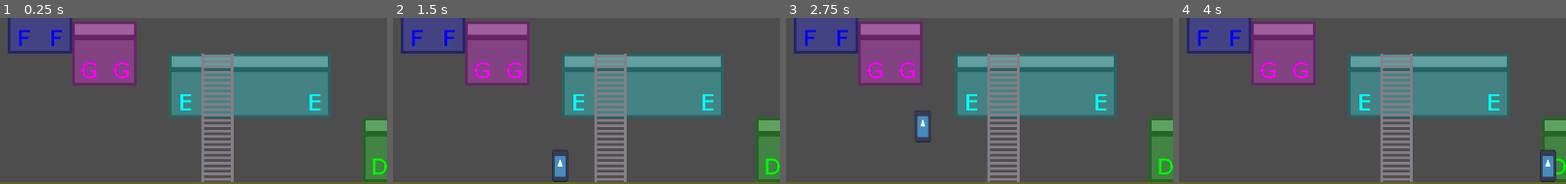
Above: before the commit, frames 1-4 (left to right).
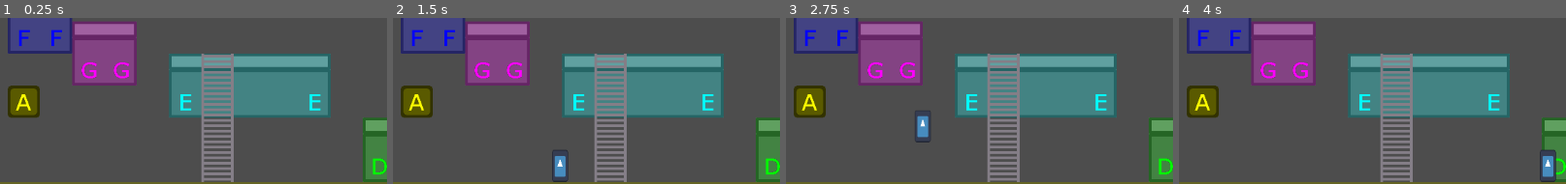
Above: after the commit, the same moments.

Repository: nicom7/game-off-2023
Game: Godot game, scene res://levels/world.tscn
Two runs of this game, one before a commit and one after it. Both use one fixed random seed, a clock stepped at 60 frames per second and the inputs below. The engine's default icon, where the game draws it, is replaced by a stand-in: a white triangle on a blue panel in a dark square.
Inputs:
- Up to frame 1 (0.25 s): no input
- Up to frame 2 (1.5 s): tap Enter at 0.5 s; hold Right (ui_right) from 0.53 s (still down); tap U (A_note) at 0.6 s; tap I (B_note) at 1.35 s
- Up to frame 3 (2.75 s): release Right (ui_right) at 2.03 s; hold Left (ui_left) from 2.03 s (still down); tap O (C_note) at 2.1 s
- Up to frame 4 (4 s): release Left (ui_left) at 2.78 s; hold Right (ui_right) from 2.78 s (still down); tap P (D_note) at 2.85 s; tap R (E_note) at 3.6 s
The pictures show only the part of the screen within x 12-61%, y 30-79%; the shares and areas given below are measured in that part.

The runs differ from the first frame. In frame 1, 1.6% of the frame differs, in the area x 2-11%, y 40-60%; in frame 2, 1.6%; in frame 3, 1.6%; in frame 4, 1.6%.

Commit message:
Implement Switch Block (wip)
- Add block sprite
- Add tones sprite sheet
- Set modulate color and tone according to block tone property

Diff:
--- /dev/null
+++ b/game_objects/switch_blocks/switch_block.gd
@@ -0,0 +1,25 @@
+@tool
+class_name SwitchBlock
+extends Node2D
+
+@export var tone: Globals.Tone = Globals.Tone.A:
+	set(value):
+		if tone != value:
+			tone = value
+			_update_block()
+
+func _update_block() -> void:
+	if not is_node_ready():
+		return
+
+	modulate = Globals.tone_color[tone]
+	$Tone.frame = tone
+
+# Called when the node enters the scene tree for the first time.
+func _ready() -> void:
+	pass # Replace with function body.
+
+
+# Called every frame. 'delta' is the elapsed time since the previous frame.
+func _process(delta: float) -> void:
+	pass
--- /dev/null
+++ b/game_objects/switch_blocks/switch_block.tscn
@@ -0,0 +1,20 @@
+[gd_scene load_steps=4 format=3 uid="uid://dbwx5x1x0vi2d"]
+
+[ext_resource type="Script" path="res://game_objects/switch_blocks/switch_block.gd" id="1_22t1h"]
+[ext_resource type="Texture2D" uid="uid://bfxbquwrra8m" path="res://sprites/block.png" id="2_ueuwi"]
+[ext_resource type="Texture2D" uid="uid://ce8lu3ux0xvwc" path="res://sprites/tones.png" id="3_bim2w"]
+
+[node name="SwitchBlock" type="Node2D"]
+modulate = Color(1, 0, 0, 1)
+script = ExtResource("1_22t1h")
+
+[node name="Block" type="Sprite2D" parent="."]
+texture = ExtResource("2_ueuwi")
+centered = false
+
+[node name="Tone" type="Sprite2D" parent="."]
+texture = ExtResource("3_bim2w")
+centered = false
+hframes = 7
+region_enabled = true
+region_rect = Rect2(0, 0, 336, 48)
--- a/levels/world.tscn
+++ b/levels/world.tscn
@@ -1,9 +1,10 @@
-[gd_scene load_steps=7 format=3 uid="uid://b7huf0srkra04"]
+[gd_scene load_steps=8 format=3 uid="uid://b7huf0srkra04"]
 
 [ext_resource type="Script" path="res://levels/world.gd" id="1_u7smd"]
 [ext_resource type="PackedScene" uid="uid://bfbbc1lm3doy7" path="res://game_objects/audio/ambient_note_player.tscn" id="2_573sm"]
 [ext_resource type="TileSet" uid="uid://bm8j5kvkieyqj" path="res://tilesets/environment.tres" id="3_d11al"]
 [ext_resource type="PackedScene" uid="uid://dqk2pedcucgnw" path="res://characters/player/player.tscn" id="6_ahra0"]
+[ext_resource type="PackedScene" uid="uid://dbwx5x1x0vi2d" path="res://game_objects/switch_blocks/switch_block.tscn" id="7_ki10g"]
 [ext_resource type="PackedScene" uid="uid://knuujq4ac74r" path="res://game_objects/ladders/ladder.tscn" id="8_y3bu1"]
 [ext_resource type="PackedScene" uid="uid://bxun5w5sv6twu" path="res://game_objects/walls/wall.tscn" id="9_w7oqa"]
 
@@ -61,5 +62,10 @@
 position = Vector2(1152, 288)
 rotation = -1.5708
 
+[node name="SwitchBlock" parent="." instance=ExtResource("7_ki10g")]
+modulate = Color(1, 1, 0, 1)
+position = Vector2(144, 384)
+tone = 2
+
 [connection signal="current_tone_changed" from="Player" to="." method="_on_player_current_tone_changed"]
 [connection signal="on_floor_changed" from="Player" to="." method="_on_player_on_floor_changed"]
--- a/utils/globals.gd
+++ b/utils/globals.gd
@@ -11,3 +11,13 @@
 	F,
 	G,
 }
+
+const tone_color: Array[Color] = [
+	Color(1, 0, 0),
+	Color(1, 0.5, 0),
+	Color(1, 1, 0),
+	Color(0, 1, 0),
+	Color(0, 1, 1),
+	Color(0, 0, 1),
+	Color(1, 0, 1),
+]
Binary file added: sprites/block.png
Not shown, added: sprites/block.png.import
Binary file added: sprites/tones.png
Not shown, changed: sprites/tones.png.import
Binary file removed: tilesets/tones.png
